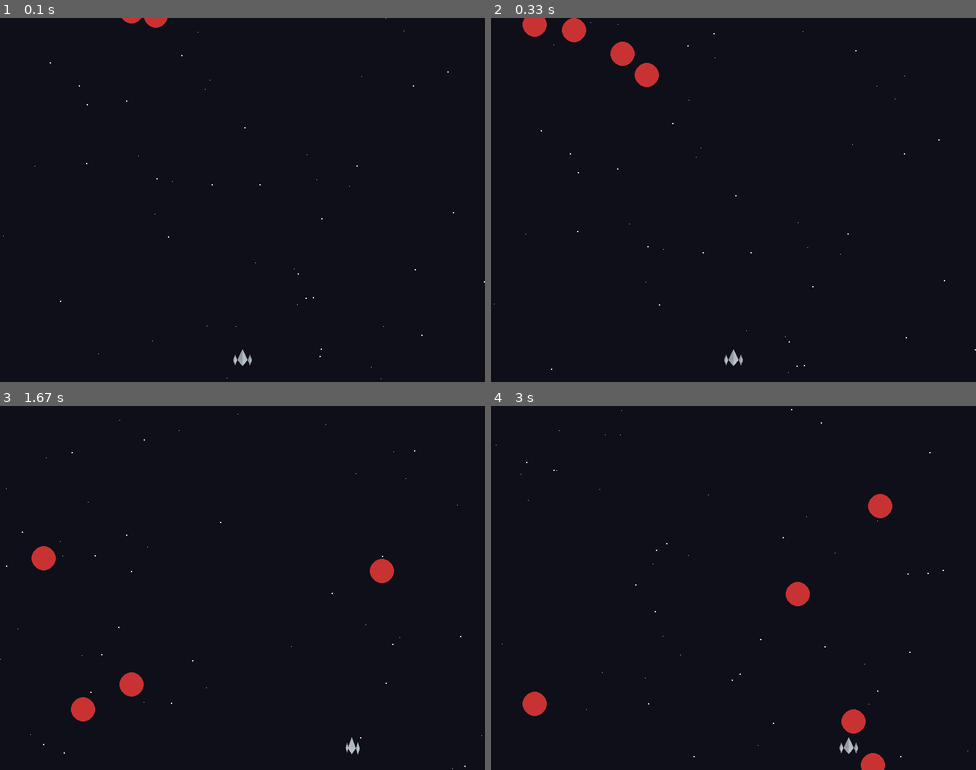
Above: before the commit, frames 1-4 (two rows, left to right).
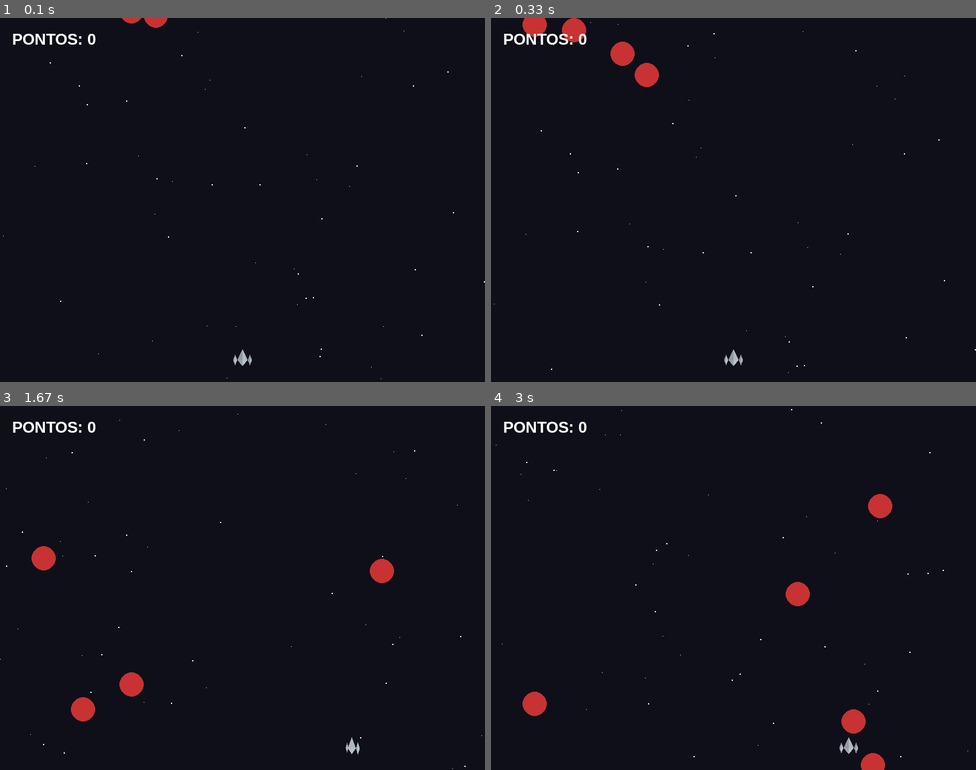
Above: after the commit, the same moments.

Repository: jeser-cavali/projeto-pygame
Game: pygame game, started from Main.py
Same seed, same stepped clock (60 frames per second), same inputs: the game is played once before the commit and once after it.
Inputs:
- Up to frame 1 (0.1 s): no input
- Up to frame 2 (0.33 s): no input
- Up to frame 3 (1.67 s): hold Right 0.33-0.8 s; hold Right 0.83-1.3 s; hold Left from 1.33 s (still down)
- Up to frame 4 (3 s): release Left at 1.87 s; hold Left 1.9-2.3 s; hold Right 2.33-2.97 s

The runs differ from the first frame. In frame 1, 0.3% of the frame differs, in the area x 2-20%, y 4-8%; in frame 2, 0.3%; in frame 3, 0.3%; in frame 4, 0.3%.

Commit message:
contador

Diff:
--- a/Main.py
+++ b/Main.py
@@ -5,6 +5,8 @@
 
 # Configuración inicial
 pygame.init()
+pygame.font.init()  # Inicializar el módulo de fuentes
+
 LARGURA = 800
 ALTURA = 600
 tela = pygame.display.set_mode((LARGURA, ALTURA))
@@ -14,14 +16,16 @@
 FPS = 60
 rodando = True
 
+# Variable de puntos y fuente para la pantalla
+pontos = 0
+fonte = pygame.font.SysFont("Arial", 26, bold=True)
+
 # Creación de elementos
 nave = Nave(LARGURA, ALTURA)
 
-# Creación de asteroides
 num_asteroides = 5
 asteroides = [Asteroid(LARGURA, ALTURA) for _ in range(num_asteroides)]
 
-# Creación del fondo estrellado (50 estrellas)
 num_estrelas = 50
 estrelas = [Estrela(LARGURA, ALTURA) for _ in range(num_estrelas)]
 
@@ -51,17 +55,21 @@
             rodando = False
 
     # 4. Dibujo en pantalla
-    tela.fill((15, 15, 25))  # Fondo oscuro
+    tela.fill((15, 15, 25))
 
-    # Dibujar las estrellas PRIMERO (al fondo de todo)
+    # Estrellas de fondo
     for estrela in estrelas:
         estrela.desenhar(tela)
 
-    # Dibujar la nave y los asteroides encima
+    # Nave y Asteroides
     nave.desenhar(tela)
     for asteroide in asteroides:
         asteroide.desenhar(tela)
 
+    # CONTADOR DE PUNTOS (Esquina superior izquierda)
+    texto_pontos = fonte.render(f"PONTOS: {pontos}", True, (255, 255, 255))
+    tela.blit(texto_pontos, (20, 20))
+
     pygame.display.flip()
 
 pygame.quit()
